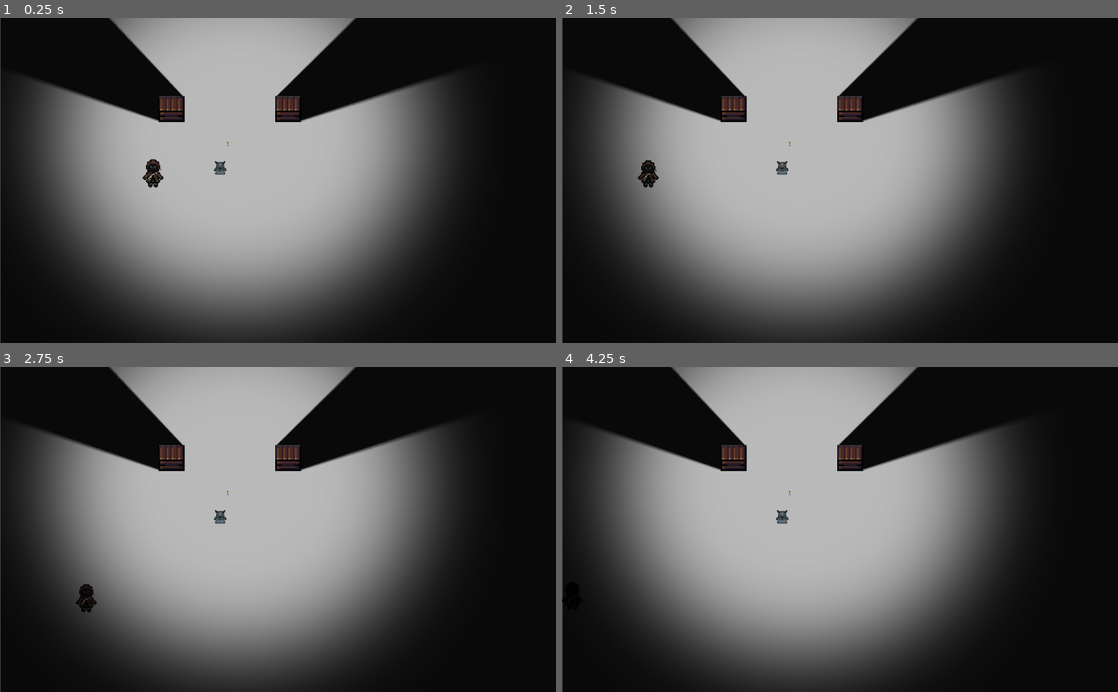
Above: before the commit, frames 1-4 (two rows, left to right).
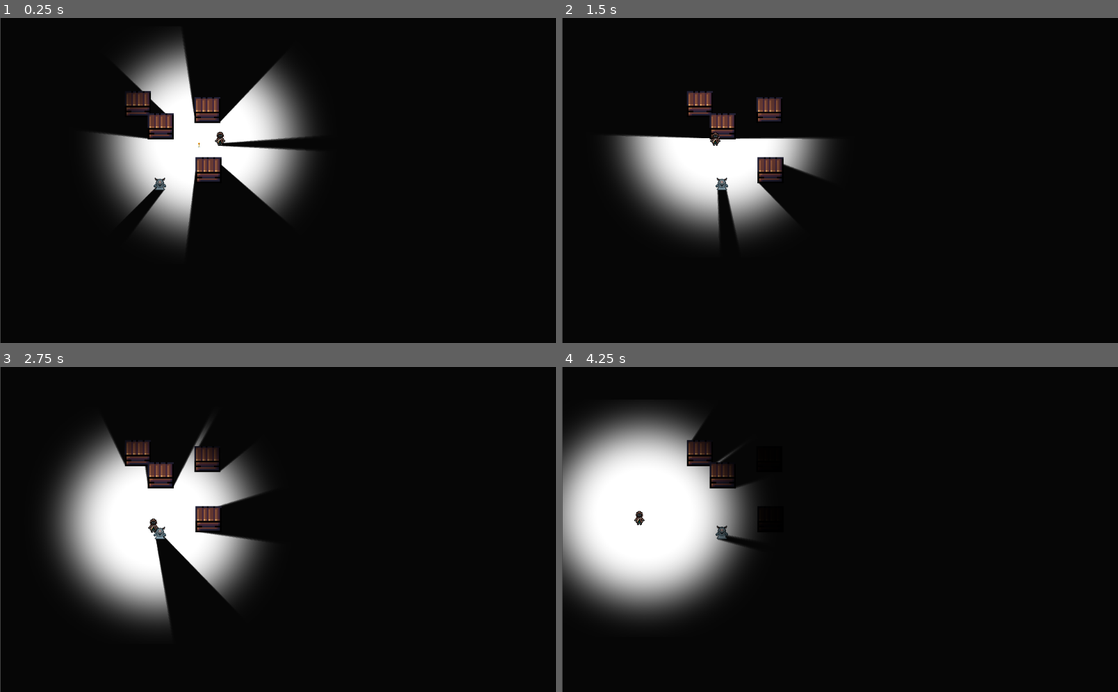
Above: after the commit, the same moments.

Repository: Andresnotch/One-Light-Arrow
Game: Godot game, scene res://Scenes/Test Map.tscn
The game is run twice, just before and just after one commit, with the same random seed, the same clock (stepped at 60 frames per second) and the same inputs.
Inputs:
- Up to frame 1 (0.25 s): no input
- Up to frame 2 (1.5 s): hold A (a) 0.53-1.28 s; tap D (d) at 0.8, 1.35 s
- Up to frame 3 (2.75 s): tap S (s) at 1.55 s; hold S (s) from 2.03 s (still down); tap W (w) at 2.3 s
- Up to frame 4 (4.25 s): release S (s) at 2.78 s; tap W (w) at 2.85 s; tap A (a) at 3.05 s; hold A (a) from 3.53 s (still down); tap D (d) at 3.8 s

The runs differ from the first frame. In frame 1, 58% of the frame differs, in the area x 2-83%, y 0-100%; in frame 2, 57%; in frame 3, 56%; in frame 4, 61%, in the area x 0-83%, y 0-100%.

Commit message:
+ Fixed almost all lighting problems with shadows from occluders + Created a Light scene to better manage light interaction + Now using light layers in every entity

Diff:
--- a/Scenes/Box.tscn
+++ b/Scenes/Box.tscn
@@ -5,21 +5,26 @@
 [sub_resource type="OccluderPolygon2D" id=1]
 closed = false
 cull_mode = 1
-polygon = PoolVector2Array( -22.5472, -22.4993, 22.4818, -22.4175, 22.5005, 22.5162, -22.515, 22.4775, -22.515, -22.4671 )
+polygon = PoolVector2Array( -22.4661, -10.8484, 22.4821, -10.6762, 22.5005, 22.5162, -22.515, 22.4775, -22.4661, -10.9946, 22.489, -10.6291 )
 
 [sub_resource type="RectangleShape2D" id=2]
 extents = Vector2( 24.0171, 17.8746 )
 
 [node name="Node2D" type="StaticBody2D"]
+light_mask = 0
 
 [node name="Sprite" type="Sprite" parent="."]
+light_mask = 2
 texture = ExtResource( 1 )
 region_enabled = true
 region_rect = Rect2( 240, 48, 48, 48 )
 
 [node name="LightOccluder2D" type="LightOccluder2D" parent="."]
+light_mask = 29
 occluder = SubResource( 1 )
+light_mask = 29
 
 [node name="CollisionShape2D" type="CollisionShape2D" parent="."]
+light_mask = 16
 position = Vector2( 0, 6.1687 )
 shape = SubResource( 2 )
--- a/Scenes/Enemies/Gloom.tscn
+++ b/Scenes/Enemies/Gloom.tscn
@@ -21,17 +21,32 @@
 [sub_resource type="RectangleShape2D" id=2]
 extents = Vector2( 7.96306, 5.69187 )
 
+[sub_resource type="OccluderPolygon2D" id=3]
+polygon = PoolVector2Array( -240.265, -35.9121, 255.052, -33.2267, 190.748, -331.306, -188.126, -328.62 )
+
 [node name="Node2D" type="KinematicBody2D"]
+light_mask = 8
 
 [node name="AnimatedSprite" type="AnimatedSprite" parent="."]
+light_mask = 8
 position = Vector2( 1.46196, -1.92363 )
 frames = SubResource( 1 )
 animation = "IdleFront"
-frame = 4
+frame = 2
 playing = true
 
 [node name="CollisionShape2D" type="CollisionShape2D" parent="."]
+light_mask = 8
 position = Vector2( 0, 6.91038 )
 shape = SubResource( 2 )
 
 [node name="Navigation2D" type="Navigation2D" parent="."]
+light_mask = 8
+
+[node name="Shadow" type="LightOccluder2D" parent="."]
+show_behind_parent = true
+light_mask = 23
+position = Vector2( -0.274845, 13.1437 )
+scale = Vector2( 0.0309178, 0.0200096 )
+occluder = SubResource( 3 )
+light_mask = 23
--- /dev/null
+++ b/Scenes/Light/ArrowLight.tscn
@@ -0,0 +1,43 @@
+[gd_scene load_steps=2 format=2]
+
+[ext_resource path="res://Sprites/Light/glow-png-black-and-white-white-glow-png-800.png" type="Texture" id=1]
+
+[node name="Node2D" type="Node2D"]
+
+[node name="BG" type="Light2D" parent="."]
+texture = ExtResource( 1 )
+texture_scale = 0.7
+shadow_enabled = true
+shadow_filter = 3
+shadow_filter_smooth = 4.0
+
+[node name="Map" type="Light2D" parent="."]
+light_mask = 2
+texture = ExtResource( 1 )
+texture_scale = 0.7
+range_item_cull_mask = 2
+shadow_enabled = true
+shadow_filter = 3
+shadow_filter_smooth = 4.0
+shadow_item_cull_mask = 2
+
+[node name="Player" type="Light2D" parent="."]
+light_mask = 4
+texture = ExtResource( 1 )
+texture_scale = 0.7
+range_item_cull_mask = 4
+shadow_enabled = true
+shadow_filter = 3
+shadow_filter_smooth = 4.0
+shadow_item_cull_mask = 4
+
+[node name="Enemies" type="Light2D" parent="."]
+light_mask = 8
+texture = ExtResource( 1 )
+texture_scale = 0.7
+range_item_cull_mask = 8
+shadow_enabled = true
+shadow_gradient_length = 10.0
+shadow_filter = 3
+shadow_filter_smooth = 4.0
+shadow_item_cull_mask = 8
--- a/Scenes/Player/Arrow.tscn
+++ b/Scenes/Player/Arrow.tscn
@@ -1,32 +1,39 @@
-[gd_scene load_steps=5 format=2]
+[gd_scene load_steps=7 format=2]
 
-[ext_resource path="res://Sprites/Light/glow-png-black-and-white-white-glow-png-800.png" type="Texture" id=1]
+[ext_resource path="res://Scenes/Light/ArrowLight.tscn" type="PackedScene" id=1]
 [ext_resource path="res://Sprites/Arrow/Arrow.png" type="Texture" id=2]
-[ext_resource path="res://Scenes/Player/Arrow.gd" type="Script" id=3]
+[ext_resource path="res://Scripts/Arrow.gd" type="Script" id=3]
 
-[sub_resource type="CapsuleShape2D" id=1]
+[sub_resource type="PhysicsMaterial" id=1]
+bounce = 0.9
+
+[sub_resource type="CapsuleShape2D" id=2]
 radius = 3.69976
 height = 6.70804
 
-[node name="Light" type="Light2D"]
-texture = ExtResource( 1 )
-texture_scale = 1.44
-energy = 0.83
-shadow_enabled = true
-shadow_color = Color( 1, 1, 1, 0 )
-shadow_filter = 3
-shadow_filter_smooth = 3.5
+[sub_resource type="CapsuleShape2D" id=3]
+radius = 2.53843
+height = 16.3569
+
+[node name="RigidBody2D" type="RigidBody2D"]
+physics_material_override = SubResource( 1 )
 script = ExtResource( 3 )
 
 [node name="Sprite" type="Sprite" parent="."]
+position = Vector2( 0, -0.122087 )
 texture = ExtResource( 2 )
 
+[node name="Light" parent="." instance=ExtResource( 1 )]
+position = Vector2( -0.524483, -0.349655 )
+
 [node name="Area2D" type="Area2D" parent="."]
+position = Vector2( 0, -0.122087 )
 gravity_vec = Vector2( 0, 0 )
 gravity = 0.0
-collision_layer = 2
-collision_mask = 2
 
 [node name="CollisionShape2D" type="CollisionShape2D" parent="Area2D"]
-shape = SubResource( 1 )
+shape = SubResource( 2 )
+
+[node name="CollisionShape2D" type="CollisionShape2D" parent="."]
+shape = SubResource( 3 )
 [connection signal="area_entered" from="Area2D" to="." method="_on_Area2D_area_entered"]
--- a/Scenes/Player/Player.tscn
+++ b/Scenes/Player/Player.tscn
@@ -1,8 +1,8 @@
-[gd_scene load_steps=8 format=2]
+[gd_scene load_steps=9 format=2]
 
 [ext_resource path="res://Sprites/Animations/Player/Idle/Front/Idle Player Frame 1 (front).png" type="Texture" id=1]
 [ext_resource path="res://Sprites/Animations/Player/Idle/Front/Idle Player Frame 2 (front).png" type="Texture" id=2]
-[ext_resource path="res://Sprites/Light/glow-png-black-and-white-white-glow-png-800.png" type="Texture" id=3]
+[ext_resource path="res://Scenes/Light/ArrowLight.tscn" type="PackedScene" id=3]
 [ext_resource path="res://Scripts/Player.gd" type="Script" id=4]
 
 [sub_resource type="RectangleShape2D" id=1]
@@ -24,36 +24,39 @@
 "speed": 1.0
 } ]
 
+[sub_resource type="OccluderPolygon2D" id=4]
+polygon = PoolVector2Array( -3.98341, 9.04047, -3.88689, 12.9333, -2.01067, 12.8918, -1.98163, 11.9917, -1.05228, 11.9739, -0.997375, 10.9578, 0.0508118, 10.8792, 0.0506687, 11.9526, 1.03807, 11.9337, 1.00703, 12.8647, 2.99802, 12.8368, 3.06435, 8.88761, 0.941772, 8.99243, 0.967978, 9.9358, -0.0278015, 10.0406, 0.0508118, 10.6171, -0.97117, 10.6957, -0.997375, 9.98821, -1.96695, 9.96201, -2.04556, 8.94002, -4.03712, 9.01864 )
+
 [node name="Node2D" type="KinematicBody2D"]
+light_mask = 4
 script = ExtResource( 4 )
 
 [node name="CollisionPolygon2D" type="CollisionShape2D" parent="."]
+light_mask = 4
 position = Vector2( 0, 8 )
 shape = SubResource( 1 )
 
 [node name="Area2D" type="Area2D" parent="."]
+light_mask = 4
 input_pickable = false
 gravity_vec = Vector2( 0, 0 )
 gravity = 0.0
-collision_layer = 2
-collision_mask = 2
 
 [node name="CollisionShape2D" type="CollisionShape2D" parent="Area2D"]
+light_mask = 4
 shape = SubResource( 2 )
 
 [node name="AnimatedSprite" type="AnimatedSprite" parent="."]
+light_mask = 4
 frames = SubResource( 3 )
 animation = "PlayerFrontIdle"
 playing = true
 
-[node name="Light2D" type="Light2D" parent="."]
+[node name="Shadow" type="LightOccluder2D" parent="."]
+light_mask = 27
+occluder = SubResource( 4 )
+light_mask = 27
+
+[node name="ArrowLight" parent="." instance=ExtResource( 3 )]
 visible = false
-position = Vector2( 0.473358, 0 )
-texture = ExtResource( 3 )
-texture_scale = 1.44
-energy = 0.83
-shadow_enabled = true
-shadow_color = Color( 1, 1, 1, 0 )
-shadow_filter = 3
-shadow_filter_smooth = 3.5
 [connection signal="area_entered" from="Area2D" to="." method="_on_Area2D_area_entered"]
--- a/Scenes/Test Map.tscn
+++ b/Scenes/Test Map.tscn
@@ -15,29 +15,34 @@
 [node name="Mapa" type="Node2D"]
 
 [node name="CanvasModulate" type="CanvasModulate" parent="."]
-color = Color( 0.0392157, 0.0392157, 0.0392157, 1 )
+color = Color( 0.027451, 0.027451, 0.027451, 1 )
+
+[node name="Sprite" type="Sprite" parent="."]
+position = Vector2( 513.46, 300 )
+scale = Vector2( 0.5, 600 )
+texture = SubResource( 2 )
 
 [node name="Entidades" type="YSort" parent="."]
 position = Vector2( -1, 0 )
 z_index = 1
 
 [node name="Arrow" parent="Entidades" instance=ExtResource( 1 )]
-position = Vector2( 420.885, 232.696 )
+position = Vector2( 367.059, 234.427 )
+
+[node name="Box5" parent="Entidades" instance=ExtResource( 2 )]
+position = Vector2( 296.869, 199.864 )
+
+[node name="Box6" parent="Entidades" instance=ExtResource( 2 )]
+position = Vector2( 254.639, 159.306 )
+
+[node name="Box4" parent="Entidades" instance=ExtResource( 2 )]
+position = Vector2( 383.283, 169.74 )
 
 [node name="Box1" parent="Entidades" instance=ExtResource( 2 )]
-position = Vector2( 531.665, 167.821 )
-
-[node name="Box2" parent="Entidades" instance=ExtResource( 2 )]
-position = Vector2( 316.548, 167.687 )
+position = Vector2( 385.006, 280.876 )
 
 [node name="Player" parent="Entidades" instance=ExtResource( 3 )]
-position = Vector2( 284.193, 286.64 )
-scale = Vector2( 2, 2 )
+position = Vector2( 407.112, 222.721 )
 
-[node name="Node2D" parent="Entidades" instance=ExtResource( 4 )]
-position = Vector2( 407.001, 276.001 )
-
-[node name="Sprite" type="Sprite" parent="."]
-position = Vector2( 513.46, 300 )
-scale = Vector2( 0.5, 600 )
-texture = SubResource( 2 )
+[node name="Gloom1" parent="Entidades" instance=ExtResource( 4 )]
+position = Vector2( 295.772, 304.65 )
--- a/Scenes/Player/Arrow.gd
+++ b/Scripts/Arrow.gd
@@ -1,4 +1,4 @@
-extends Light2D
+extends RigidBody2D
 
 
 # Declare member variables here. Examples:
@@ -10,15 +10,14 @@
 func _ready():
 	pass # Replace with function body.
 
-func changevis():
-	pass
 
 # Called every frame. 'delta' is the elapsed time since the previous frame.
-func _process(delta):
-	var oculto
-	pass
+#func _process(delta):
+#	pass
 
 
-func _on_Area2D_area_entered(area):
+
+func _on_Area2D_area_entered(_area):
+	print("arrow")
 	queue_free()
-	pass
+	pass # Replace with function body.
--- a/Scripts/Player.gd
+++ b/Scripts/Player.gd
@@ -22,6 +22,8 @@
 
 
 
-func _on_Area2D_area_entered(area):
-	$Light2D.visible = true
+func _on_Area2D_area_entered(_area):
+	print("player")
+	$ArrowLight.visible = true
+	$Shadow.visible = false
 	pass
--- a/project.godot
+++ b/project.godot
@@ -23,6 +23,8 @@
 
 mouse_cursor/custom_image="res://Sprites/Arrow/newcrosshair.png"
 mouse_cursor/tooltip_position_offset=Vector2( 5, 5 )
+window/stretch/mode="viewport"
+window/stretch/aspect="keep_width"
 
 [input]
 
@@ -47,10 +49,19 @@
  ]
 }
 
+[layer_names]
+
+2d_render/layer_1="Background"
+2d_render/layer_2="Map"
+2d_render/layer_3="Player"
+2d_render/layer_4="Enemies"
+
 [physics]
 
 2d/default_gravity=0
 2d/default_gravity_vector=Vector2( 0, 0 )
+2d/default_linear_damp=10.0
+2d/default_angular_damp=5.0
 
 [rendering]
 
Not shown: 1 places in Scenes/Enemies/Gloom.tscn that only renumber resources
